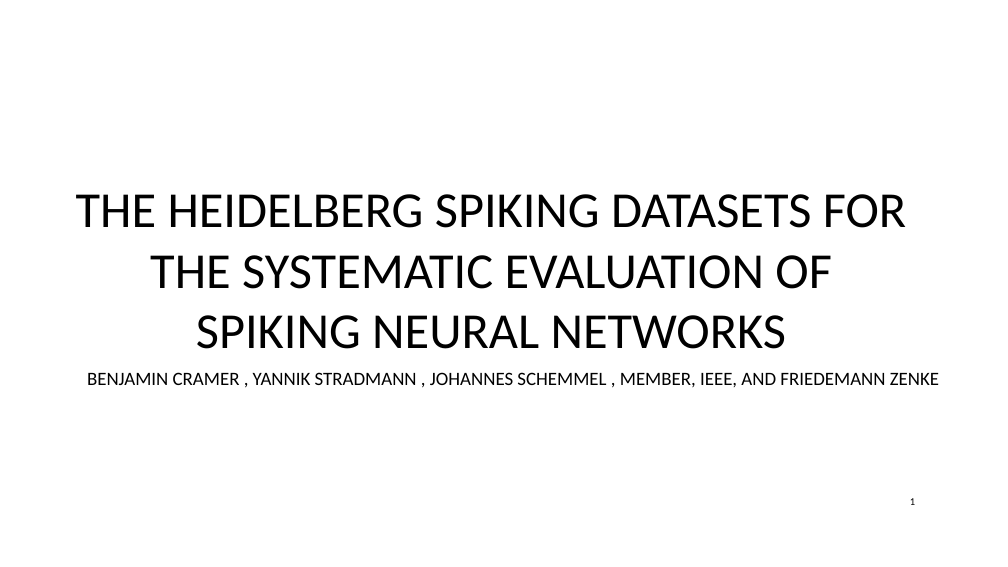
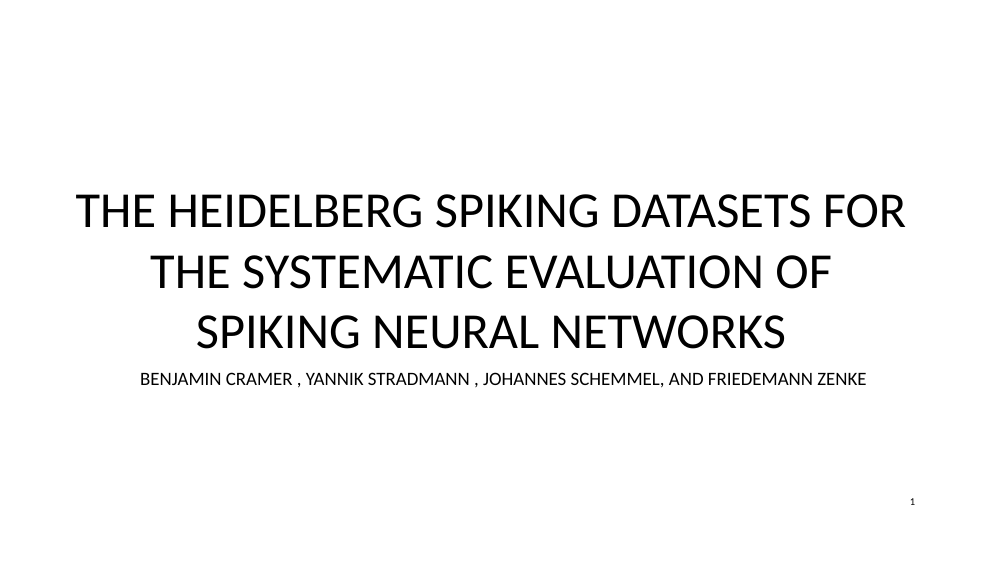
Before and after one commit to 0790/SynapticUnreliability, a slide deck: slide 1 of Presentations/6. The Heidelberg Spiking Datasets for the Systematic Evaluation.pptx. Drawn at 1008x567 pixels with LibreOffice and Linux fonts; fonts in the diff are those of the drawing; background and template pictures are left out. Boxes give left, top, right and bottom in pixels: in the first picture for what was removed or moved away, otherwise in the second. Text is boxed around its words. In the diff, an @@ line names an element or a change of style, - is before the commit and + after.

```diff
--- a/Presentations/6. The Heidelberg Spiking Datasets for the Systematic Evaluation.pptx
+++ b/Presentations/6. The Heidelberg Spiking Datasets for the Systematic Evaluation.pptx
@@ subtitle at <box>140,372,866,388</box>: text changed @@
-BENJAMIN CRAMER , YANNIK STRADMANN , JOHANNES SCHEMMEL , MEMBER, IEEE, AND FRIEDEMANN ZENKE
+BENJAMIN CRAMER , YANNIK STRADMANN , JOHANNES SCHEMMEL, AND FRIEDEMANN ZENKE
```
Also in this commit, not shown: 1 other slide changed, 1 slide added, 3 other files.
